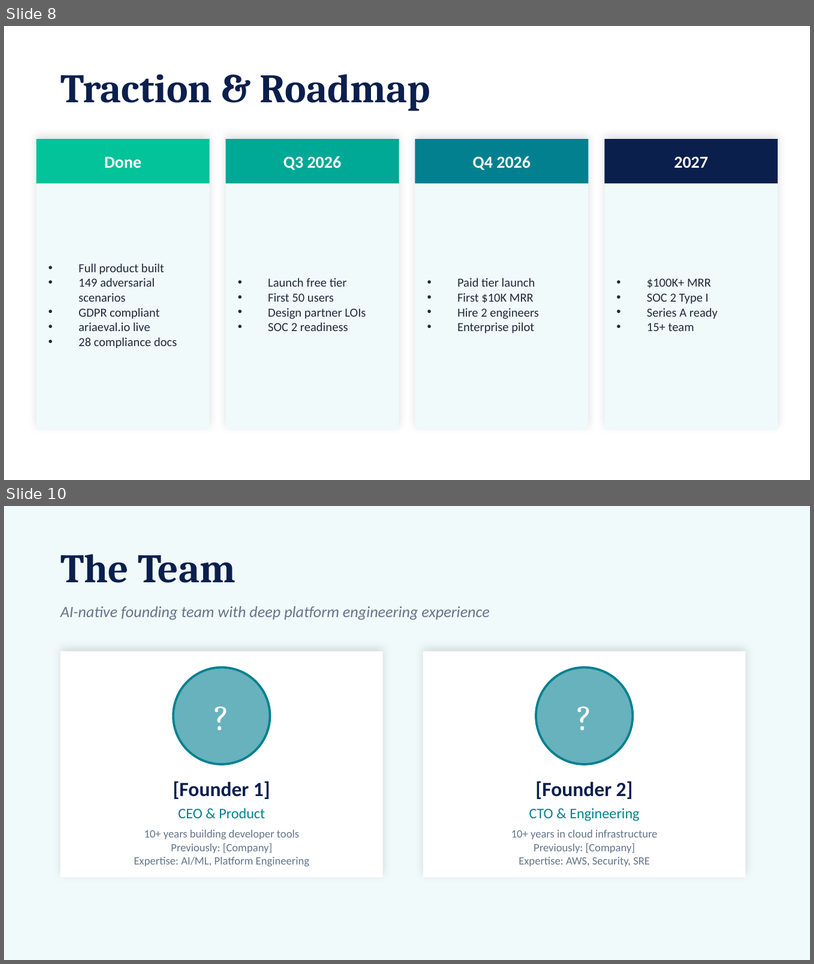
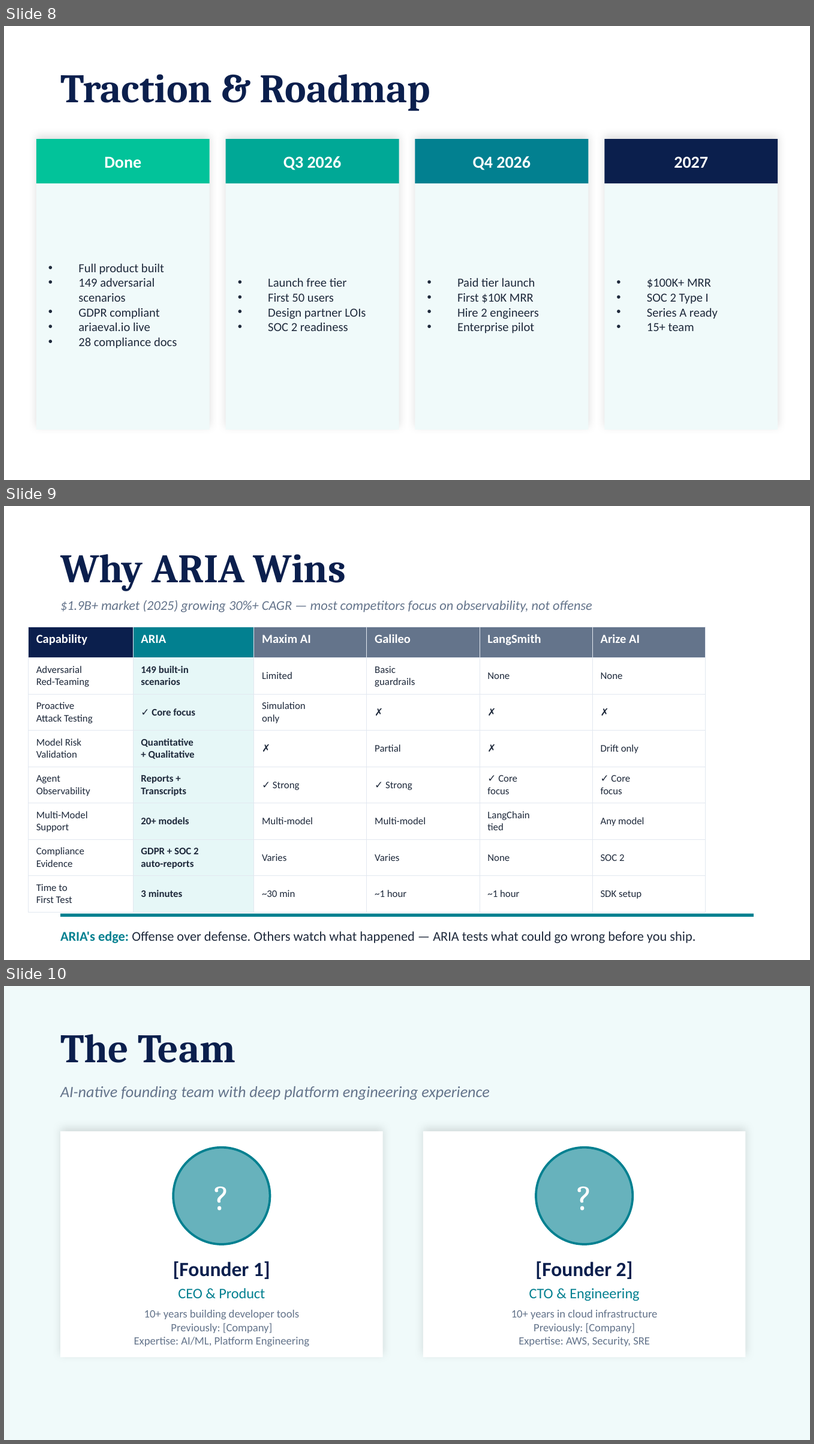
Before and after one commit to alokkulkarni/aria-evaluator-ts, a slide deck: docs/funding/ARIA-Evaluator-Seed-Pitch-Deck.pptx. Shown one above the other, each under a label of ours: slides 8 and 10 before the commit, slides 8, 9 and 10 after it; the slides between them are not shown. The pictures are 814x964 and 814x1444 pixels, drawn with LibreOffice and Linux fonts; fonts in the diff are those of the drawing. Boxes give left, top, right and bottom in pixels: in the first picture for what was removed or moved away, otherwise in the second. Text is boxed around its words. In the diff, an @@ line names an element or a change of style, - is before the commit and + after.

```diff
--- a/docs/funding/ARIA-Evaluator-Seed-Pitch-Deck.pptx
+++ b/docs/funding/ARIA-Evaluator-Seed-Pitch-Deck.pptx
@@ slide 9 added at bbox=[4, 506, 810, 960], background #FFFFFF @@
@@ text added at bbox=[60, 554, 346, 591], 36 pt, text #0B1F4D, bold @@
+Why ARIA Wins
@@ text added at bbox=[60, 600, 593, 612], 12 pt, text #64748B, italic @@
+$1.9B+ market (2025) growing 30%+ CAGR — most competitors focus on observability, not offense
@@ table added at bbox=[28, 627, 705, 917], 8 rows, 6 columns @@
+Capability | ARIA | Maxim AI | Galileo | LangSmith | Arize AI
+Adversarial / Red-Teaming | 149 built-in / scenarios | Limited | Basic / guardrails | None | None
+Proactive / Attack Testing | ✓ Core focus | Simulation / only | ✗ | ✗ | ✗
+Model Risk / Validation | Quantitative / + Qualitative | ✗ | Partial | ✗ | Drift only
+Agent / Observability | Reports + / Transcripts | ✓ Strong | ✓ Strong | ✓ Core / focus | ✓ Core / focus
+Multi-Model / Support | 20+ models | Multi-model | Multi-model | LangChain / tied | Any model
+Compliance / Evidence | GDPR + SOC 2 / auto-reports | Varies | Varies | None | SOC 2
+Time to / First Test | 3 minutes | ~30 min | ~1 hour | ~1 hour | SDK setup
@@ rectangle added at bbox=[60, 913, 754, 916], fill #028090 @@
@@ text added at bbox=[60, 931, 696, 943], 12 pt, text #1E293B @@
+ARIA's edge: Offense over defense. Others watch what happened — ARIA tests what could go wrong before you ship.
```
Also in this commit, not shown: 2 slides changed, 1 slide removed.
